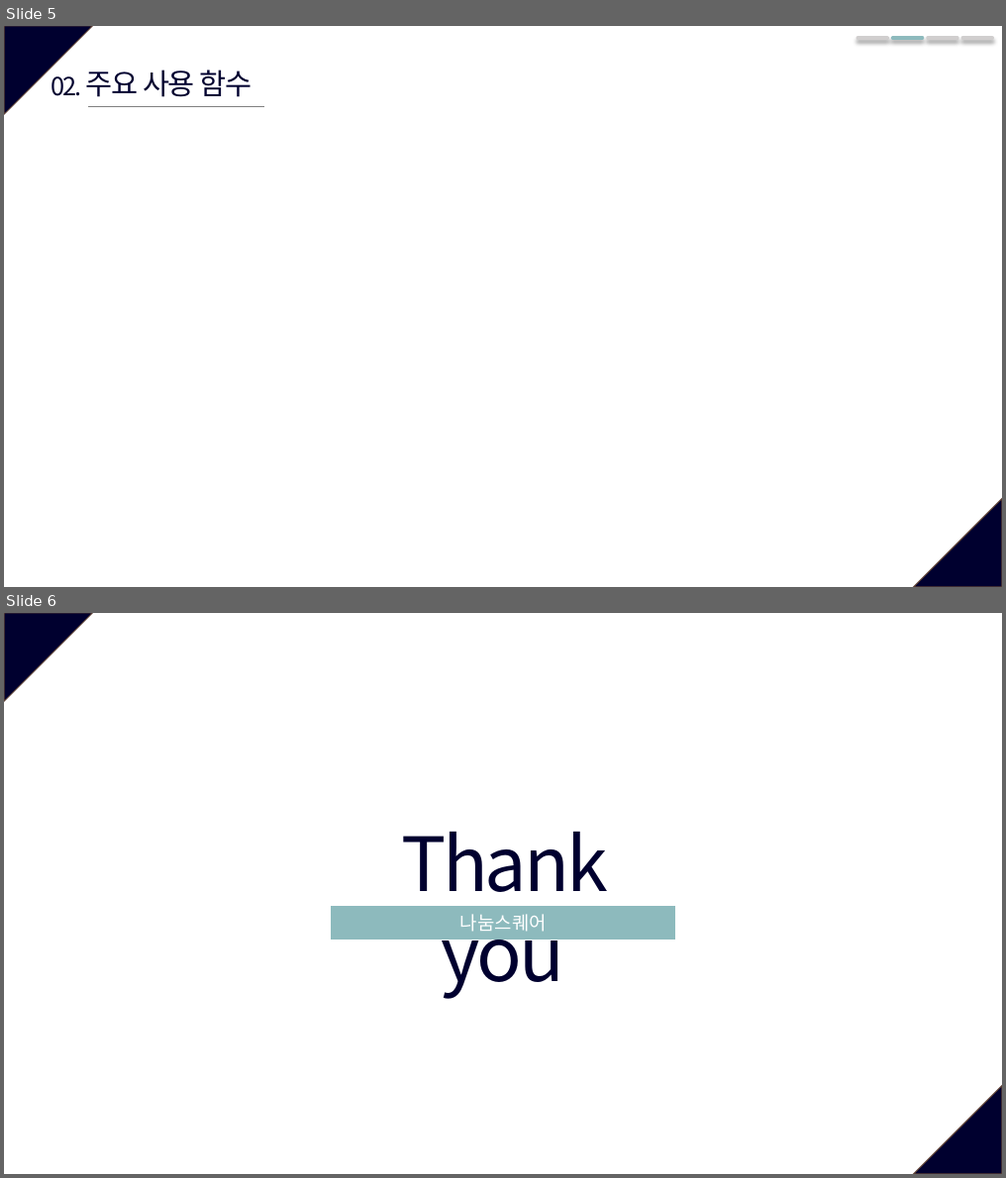
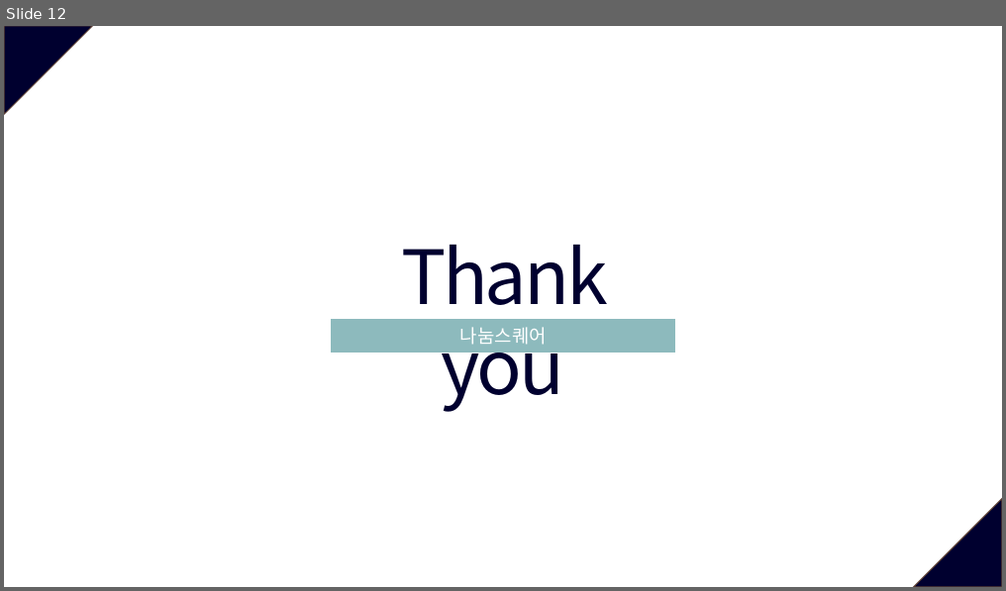
Before and after one commit to gitlin-i/c_console_game, a slide deck: 콘솔프로젝트_박석진/개발문서/발표자료_박석진.pptx. Shown one above the other, each under a label of ours: slides 5 and 6 before the commit, slide 12 after it. The pictures are 1006x1178 and 1006x591 pixels, drawn with LibreOffice and Linux fonts; fonts in the diff are those of the drawing. Boxes give left, top, right and bottom in pixels: in the first picture for what was removed or moved away, otherwise in the second. Text is boxed around its words. In the diff, an @@ line names an element or a change of style, - is before the commit and + after.

```diff
--- a/콘솔프로젝트_박석진/개발문서/발표자료_박석진.pptx
+++ b/콘솔프로젝트_박석진/개발문서/발표자료_박석진.pptx
@@ slide 5 removed at [4, 26, 1002, 587], background #FFFFFF; not listed: 2 template elements that a slide beside it also shows @@
@@ line removed from (858, 38) to (887, 38) @@
@@ line removed from (893, 38) to (923, 38) @@
@@ line removed from (928, 38) to (957, 38) @@
@@ line removed from (963, 38) to (992, 38) @@
@@ text removed at [51, 76, 82, 96] @@
-02.
@@ text removed at [86, 70, 252, 97] @@
-주요 사용 함수
@@ line removed from (88, 107) to (264, 107) @@
@@ what was slide 6 is now slide 12 @@
```
Also in this commit, not shown: 3 slides changed, 7 slides added, 17 other files.
